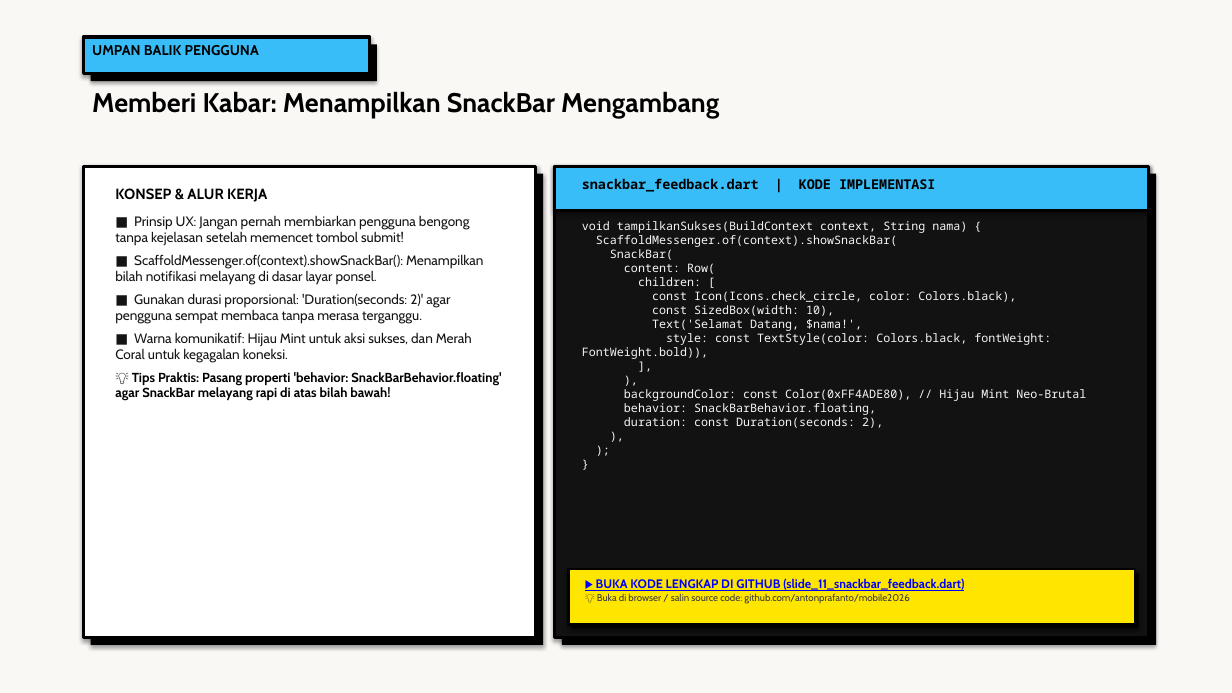
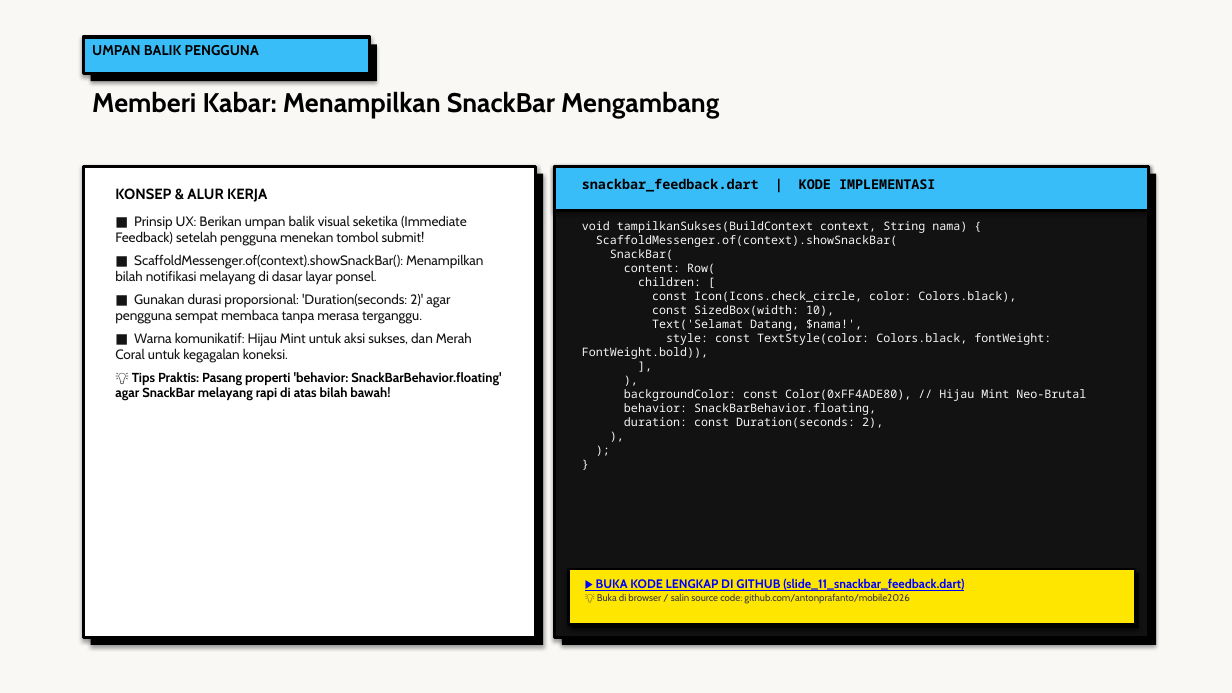
Before and after one commit to antonprafanto/mobile2026, a slide deck: slide 11 of 03_slide_presentasi/PERTEMUAN_04_Form_Handling_dan_GoRouter.pptx. Drawn at 1232x693 pixels with LibreOffice and Linux fonts; fonts in the diff are those of the drawing. Boxes give left, top, right and bottom in pixels: in the first picture for what was removed or moved away, otherwise in the second. Text is boxed around its words. In the diff, an @@ line names an element or a change of style, - is before the commit and + after.

```diff
--- a/03_slide_presentasi/PERTEMUAN_04_Form_Handling_dan_GoRouter.pptx
+++ b/03_slide_presentasi/PERTEMUAN_04_Form_Handling_dan_GoRouter.pptx
@@ text at box(115, 215, 467, 246): text changed @@
-■ Prinsip UX: Jangan pernah membiarkan pengguna bengong tanpa kejelasan setelah memencet tombol submit!
+■ Prinsip UX: Berikan umpan balik visual seketika (Immediate Feedback) setelah pengguna menekan tombol submit!
```
Also in this commit, not shown: 3 other slides changed, 22 other files.
